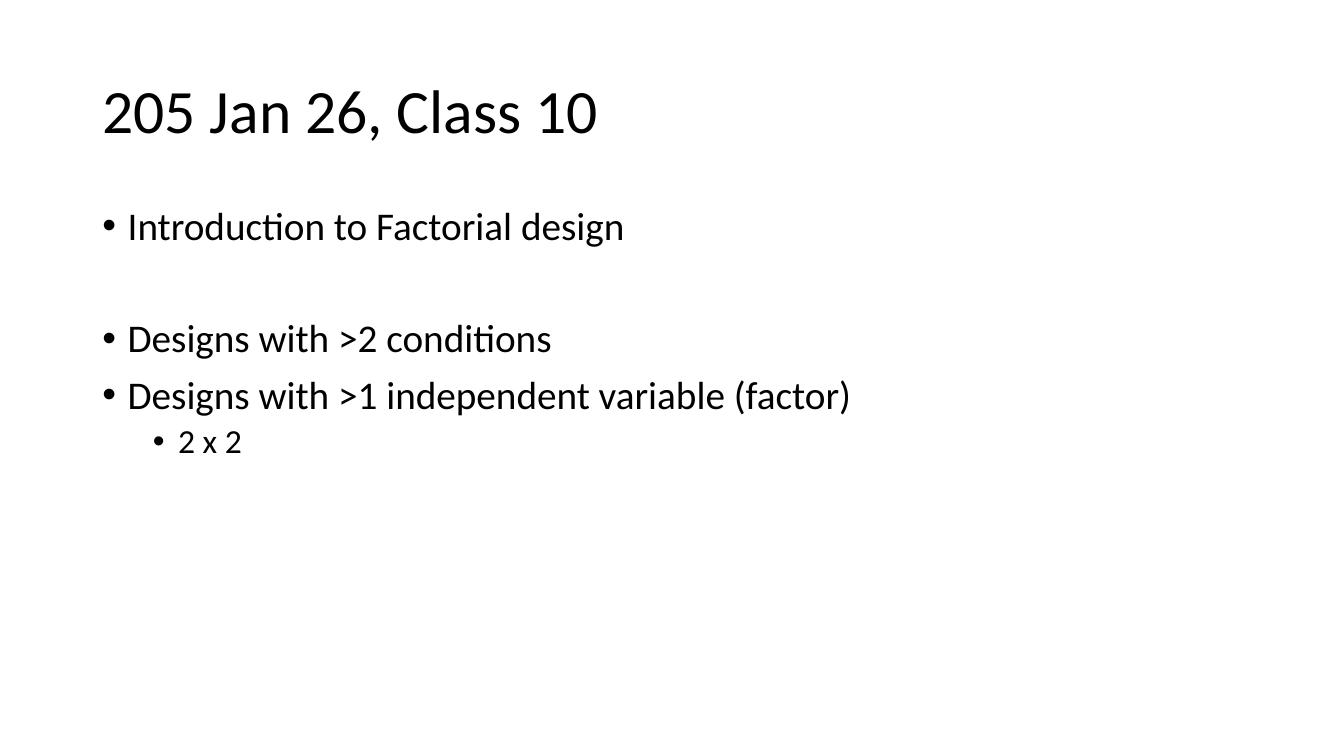
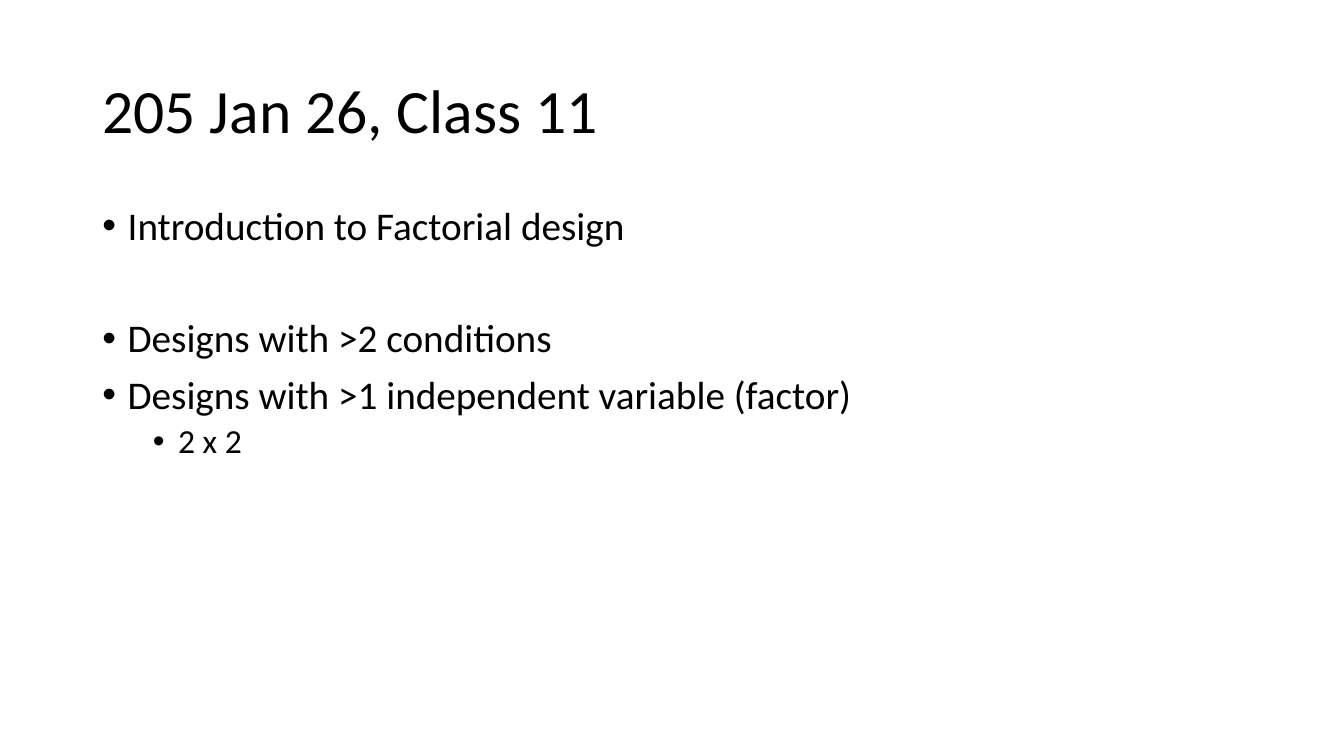
Before and after one commit to preber/Research-Methods, a slide deck: slide 1 of Class Slides 2024/Class 10.pptx. Drawn at 1344x756 pixels with LibreOffice and Linux fonts; fonts in the diff are those of the drawing. Boxes give left, top, right and bottom in pixels: in the first picture for what was removed or moved away, otherwise in the second. Text is boxed around its words. In the diff, an @@ line names an element or a change of style, - is before the commit and + after.

```diff
--- a/Class Slides 2024/Class 10.pptx
+++ b/Class Slides 2024/Class 10.pptx
@@ title at (102,90,597,141): text changed @@
-205 Jan 26, Class 10
+205 Jan 26, Class 11
```
Also in this commit, not shown: 7 other files.
